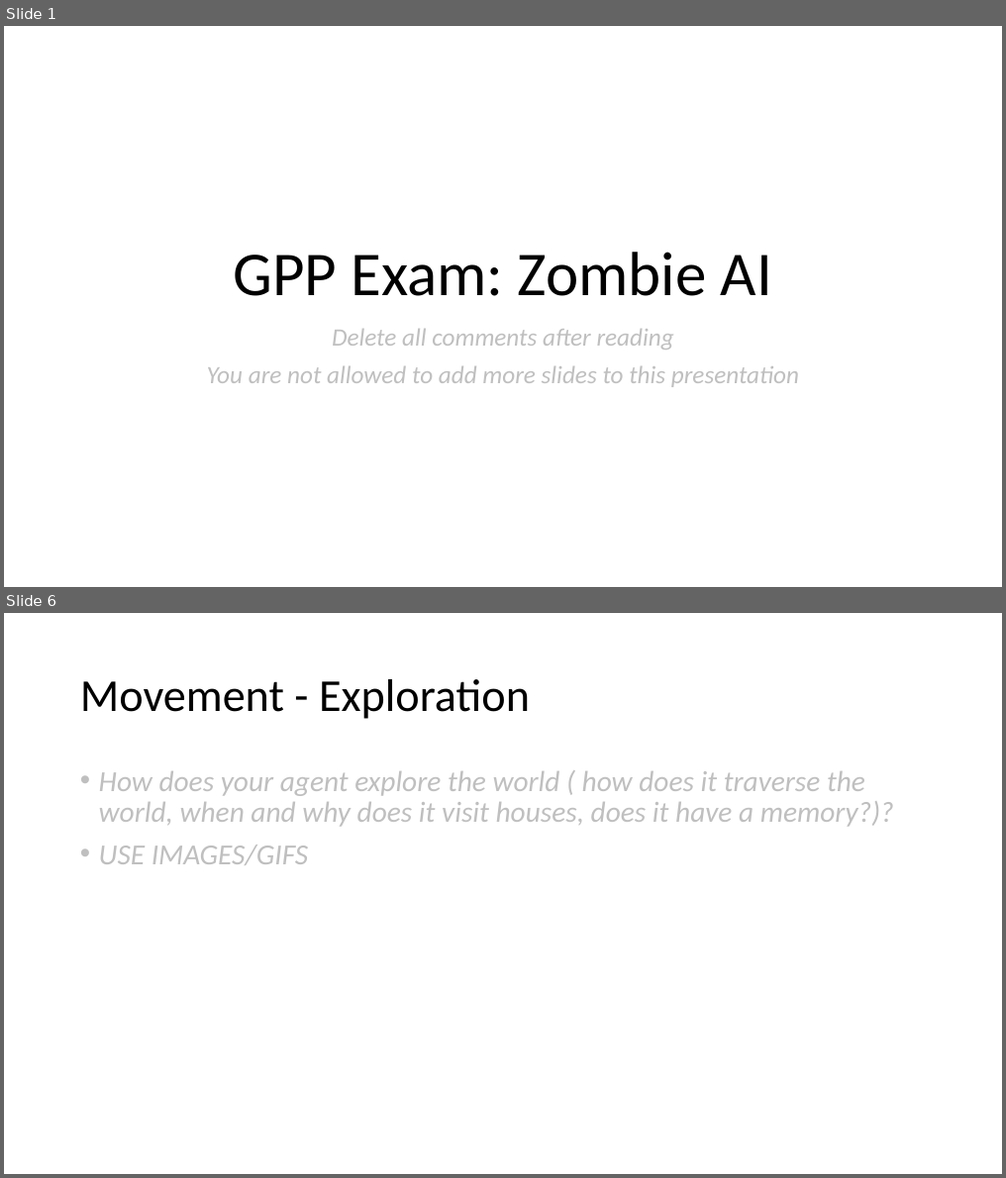
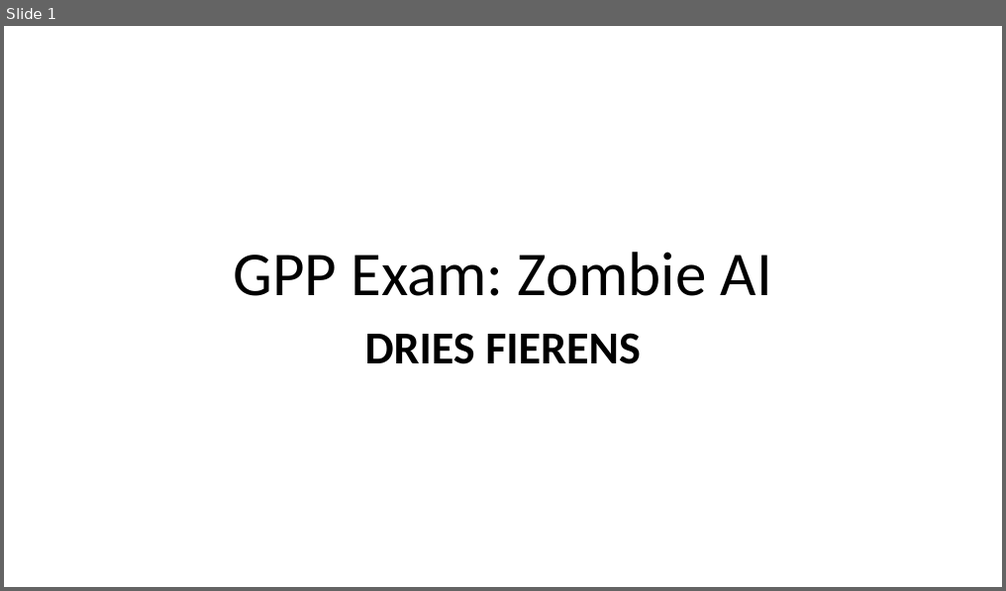
Before and after one commit to DAE-GD-2025-2026/gameai-zombie-Dries-Fierens, a slide deck: GPP_ZombieAI_FierensDries_2DAE11.pptx. Shown one above the other, each under a label of ours: slides 1 and 6 before the commit, slide 1 after it; the slides between them are not shown. The pictures are 1006x1178 and 1006x591 pixels, drawn with LibreOffice and Linux fonts; fonts in the diff are those of the drawing. Boxes give left, top, right and bottom in pixels: in the first picture for what was removed or moved away, otherwise in the second. Text is boxed around its words. In the diff, an @@ line names an element or a change of style, - is before the commit and + after.

```diff
--- a/GPP_ZombieAI_FierensDries_2DAE11.pptx
+++ b/GPP_ZombieAI_FierensDries_2DAE11.pptx
@@ slide 6 removed at <box>4,613,1002,1174</box>, background #FFFFFF @@
@@ title removed at <box>80,679,530,719</box> @@
-Movement - Exploration
@@ text removed at <box>99,771,894,865</box> @@
-• How does your agent explore the world ( how does it traverse the world, when and why does it visit houses, does it have a memory?)?
-• USE IMAGES/GIFS
@@ slide 1 changed as well @@
@@ subtitle at <box>365,333,641,365</box>: text changed; size 24 to 44 pt; text colour #BFBFBF to #000000; bold on; italic off @@
-Delete all comments after reading
-You are not allowed to add more slides to this presentation
+DRIES FIERENS
```
Also in this commit, not shown: 2 other slides changed, 3 slides added, 3 other slides removed.
